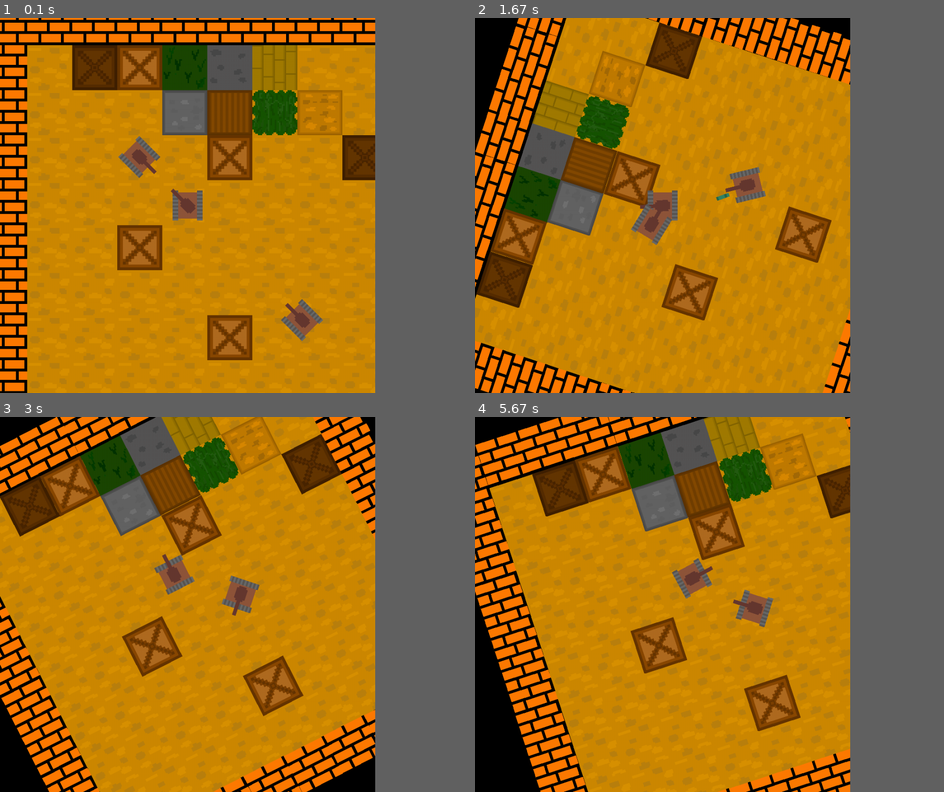
Above: before the commit, frames 1-4 (two rows, left to right).
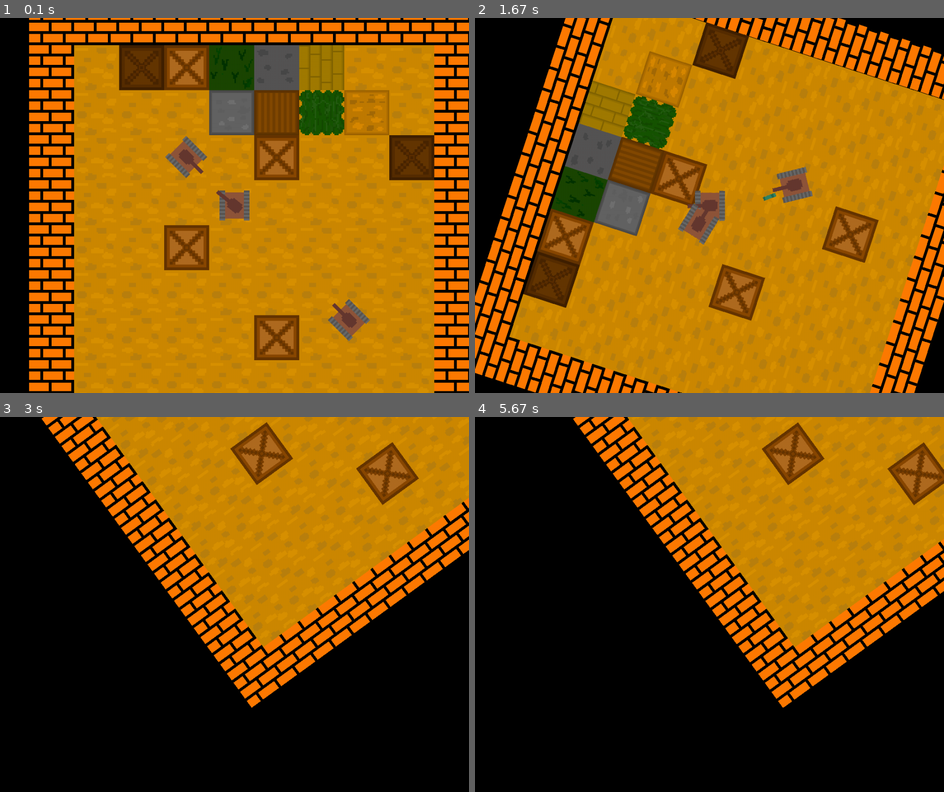
Above: after the commit, the same moments.

Repository: f1rsov08/PyGameProject
Game: pygame game, started from main.py
Same seed, same stepped clock (60 frames per second), same inputs: the game is played once before the commit and once after it.
Inputs (mouse positions are in pixels of both pictures, inside the frame that each line leads up to):
- Up to frame 1 (0.1 s): no input
- Up to frame 2 (1.67 s): hold D 0.33-0.8 s; move the mouse to (690, 220) at 0.37 s; hold W 0.83-1.3 s; move the mouse to (859, 194) at 0.87 s; hold D from 1.33 s (still down); move the mouse to (596, 209) at 1.37 s
- Up to frame 3 (3 s): release D at 1.8 s; hold A 1.83-2.37 s; move the mouse to (89, 548) at 1.87 s; hold S 2.4-2.87 s; move the mouse to (304, 473) at 2.43 s; hold A from 2.9 s (still down); move the mouse to (290, 638) at 2.93 s
- Up to frame 4 (5.67 s): release A at 3.37 s; hold W 3.4-3.87 s; hold D 3.9-4.53 s; hold S 4.57-5.03 s; hold A 5.07-5.53 s; hold D from 5.57 s (still down)
The window is 720x720 before the commit and 900x720 after it. Grey fills any space a smaller window leaves; there, only what the larger window draws over its background counts as a difference.

The runs differ from the first frame. In frame 1, 46% of the frame differs, in the area x 0-100%, y 0-100%; in frame 2, 47%; in frame 3, 71%; in frame 4, 73%.

Commit message:
Оптимизация поворотов камеры и режим свободной камеры

Diff:
--- a/main.py
+++ b/main.py
@@ -5,7 +5,7 @@
 import random
 
 pygame.init()
-size = width, height = 800, 800
+size = WIDTH, HEIGHT = 1000, 800
 MAPS = ['data/maps/map1.txt', 'data/maps/mines.txt']
 screen = pygame.display.set_mode(size)
 all_sprites = pygame.sprite.Group()
@@ -75,7 +75,7 @@
         '''
         Обновление камеры
         '''
-        if self.attached_entity is not None:
+        if self.attached_entity is not None and self.attached_entity.alive():
             self.x, self.y = self.attached_entity.x, self.attached_entity.y
             self.angle = self.attached_entity.direction
 
@@ -83,11 +83,18 @@
         '''
         Рисование объектов
         '''
+        width, height = screen.get_width(), screen.get_height()
         sx, ex = self.x - width // 2 - 136, self.x + width // 2 + 136
         sy, ey = self.y - height // 2 - 136, self.y + height // 2 + 136
         for obj in objs:
             if sx < obj.x < ex and sy < obj.y < ey:
                 obj.draw(screen, self)
+
+    def move(self, x, y):
+        self.x += math.cos(math.radians(self.angle)) * x
+        self.y += math.sin(math.radians(self.angle)) * x
+        self.x += math.cos(math.radians(self.angle + 90)) * y
+        self.y += math.sin(math.radians(self.angle + 90)) * y
 
 
 class Entity(pygame.sprite.Sprite):
@@ -166,27 +173,19 @@
         '''
         Рисование танка
         '''
+        width, height = screen.get_width(), screen.get_height()
         # Вычисляем координаты танка на экране при центре в (0, 0)
         x = (camera.x - self.x) * -1
         y = (camera.y - self.y) * -1
-        d = (x ** 2 + y ** 2) ** 0.5
-        if x < 0:
-            d *= -1
-        try:
-            angle = math.degrees(math.atan(y / x)) - camera.angle
-        except ZeroDivisionError:
-            angle = -camera.angle
-        x = d * math.cos(math.radians(angle))
-        y = d * math.sin(math.radians(angle))
         # Получаем направление к цели
         target_angle = self.get_target(camera)
         if target_angle is None:
-            target_angle = self.direction
+            target_angle = self.direction - 90
         # Рисуем
         blit_rotate(screen, self.image_track, (x + width // 2, y + height // 2), (32, 32),
-                    self.direction * -1 + camera.angle)
+                    self.direction * -1)
         blit_rotate(screen, self.image_turret, (x + width // 2, y + height // 2), (64, 64),
-                    target_angle * -1 + camera.angle - 90)
+                    target_angle * -1 - 90)
 
     def get_target(self, camera=None):
         '''
@@ -196,7 +195,7 @@
         if self.ai == 'player':
             # Если танком управляет игрок, то функция возвращает координаты мыши
             x, y = pygame.mouse.get_pos()
-            target_x, target_y = x - width // 2, y - height // 2
+            target_x, target_y = x - WIDTH // 2, y - HEIGHT // 2
             addition = camera.angle
         elif self.ai == 'enemy':
             # Если танком управляет враг, то функция возвращает координаты ближайшего игрока
@@ -241,6 +240,7 @@
             else:
                 self.turn(5)
 
+
 class Obstacle(Entity):
     '''
     Препятсвтие
@@ -259,21 +259,13 @@
         '''
         Рисование коробки
         '''
+        width, height = screen.get_width(), screen.get_height()
         # Вычисляем координаты коробки на экране при центре в (0, 0)
         x = (camera.x - self.x) * -1
         y = (camera.y - self.y) * -1
-        d = (x ** 2 + y ** 2) ** 0.5
-        if x < 0:
-            d *= -1
-        try:
-            angle = math.degrees(math.atan(y / x)) - camera.angle
-        except ZeroDivisionError:
-            angle = -camera.angle
-        x = d * math.cos(math.radians(angle))
-        y = d * math.sin(math.radians(angle))
         # Рисуем
         blit_rotate(screen, self.image, (x + width // 2, y + height // 2), (32, 32),
-                    self.direction * -1 + camera.angle)
+                    self.direction * -1)
 
 
 class Bullet(Entity):
@@ -294,21 +286,13 @@
         '''
         Рисование снаряда
         '''
+        width, height = screen.get_width(), screen.get_height()
         # Вычисляем координаты снаряда на экране при центре в (0, 0)
         x = (camera.x - self.x) * -1
         y = (camera.y - self.y) * -1
-        d = (x ** 2 + y ** 2) ** 0.5
-        if x < 0:
-            d *= -1
-        try:
-            angle = math.degrees(math.atan(y / x)) - camera.angle
-        except ZeroDivisionError:
-            angle = -camera.angle
-        x = d * math.cos(math.radians(angle))
-        y = d * math.sin(math.radians(angle))
         # Рисуем
         blit_rotate(screen, self.bullet, (x + width // 2, y + height // 2), (14, 4),
-                    self.direction * -1 + camera.angle)
+                    self.direction * -1)
 
     def update(self):
         '''
@@ -341,22 +325,12 @@
 
     """обновление карты"""
 
-    def draw(self, camera):
-        x = -camera.x - 96 * (self.width_in_tiles - 7) + 32
-        y = -camera.y - 96 * (self.height_in_tiles - 7) + 32
-        d = (x ** 2 + y ** 2) ** 0.5
-        if x < 0:
-            d *= -1
-        try:
-            angle = math.degrees(math.atan(y / x)) - camera.angle
-        except ZeroDivisionError:
-            angle = -camera.angle
-        x = d * math.cos(math.radians(angle))
-        y = d * math.sin(math.radians(angle))
-
+    def draw(self, screen, camera):
+        width, height = screen.get_width(), screen.get_height()
+        x = -camera.x - 288
+        y = -camera.y - 288
         # Рисуем
-        blit_rotate(screen, self.field, (x + width // 2, y + height // 2), (32, 32),
-                    camera.angle)
+        screen.blit(self.field, (x + width // 2, y + height // 2))
 
     """загрузка карты из txt формата"""
 
@@ -522,6 +496,7 @@
 
     # Создаем танк игрока
     player = Tank(150, 150)
+
     # Создаем танк врага
     enemies.add(Tank(40, 40, ai='enemy', team='enemy'))
     enemies.add(Tank(400, 400, ai='enemy', team='enemy'))
@@ -544,20 +519,38 @@
             if event.type == pygame.QUIT:
                 running = False
             elif event.type == pygame.MOUSEBUTTONDOWN:
-                if event.button == 1:
+                if event.button == 1 and player.alive():
                     player.shoot(camera)
 
         # Получаем кнопки, которые нажаты
         keys = pygame.key.get_pressed()
         # Управление на WASD
-        if keys[pygame.K_w]:
-            player.move(2)
-        if keys[pygame.K_s]:
-            player.move(-2)
-        if keys[pygame.K_a]:
-            player.turn(-1.5)
-        if keys[pygame.K_d]:
-            player.turn(1.5)
+        if player.alive():
+            if keys[pygame.K_w]:
+                player.move(2)
+            if keys[pygame.K_s]:
+                player.move(-2)
+            if keys[pygame.K_a]:
+                player.turn(-1.5)
+            if keys[pygame.K_d]:
+                player.turn(1.5)
+        else:
+            if keys[pygame.K_w]:
+                camera.move(0, -20)
+            if keys[pygame.K_s]:
+                camera.move(0, 20)
+            if keys[pygame.K_a]:
+                camera.move(-20, 0)
+            if keys[pygame.K_d]:
+                camera.move(20, 0)
+            if keys[pygame.K_q]:
+                camera.angle -= 1.5
+            if keys[pygame.K_e]:
+                camera.angle += 1.5
+        if keys[pygame.K_MINUS]:
+            zoom -= 1
+        if keys[pygame.K_PLUS]:
+            zoom += 1
 
         screen.fill((0, 0, 0))
         # Обновляем
@@ -565,9 +558,11 @@
         camera.update()
 
         # Рисуем все что надо
-        map.draw(camera)
-        camera.draw(screen, all_sprites)
-
+        s = max(WIDTH, HEIGHT) * 1.42  # Типа корень из двух
+        test_screen = pygame.Surface((s, s))
+        map.draw(test_screen, camera)
+        camera.draw(test_screen, all_sprites)
+        blit_rotate(screen, test_screen, (WIDTH // 2, HEIGHT // 2), (s // 2, s // 2), camera.angle)
         # Обновляем экран
         pygame.display.flip()
 
